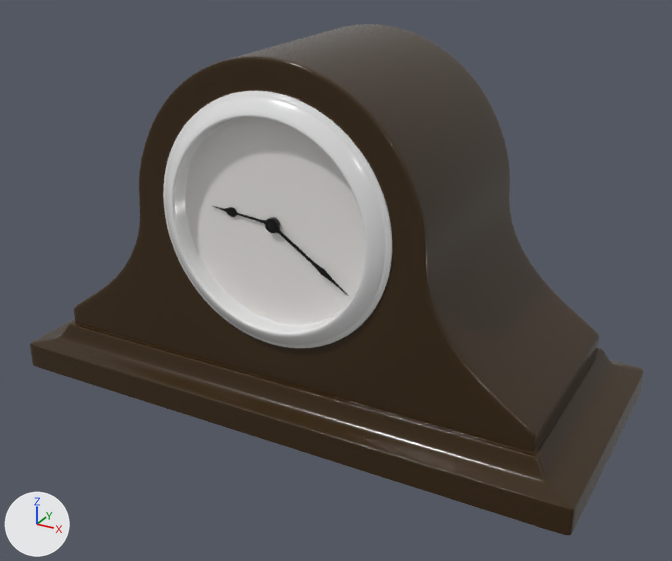
A saved change to the FBX model AGA309-Maya/scenes/Clock.fbx.
The view is the same before and after, from a camera (50 mm lens) standing at (-0.009, 0.061, 1.967) and looking at (-0.41, 0.79, 1.602). Lighting does not change. The marker at lower left points along +X, +Y and +Z. Where no turn or scale is listed for an object, it has been applied to the vertices.

In view in the first picture: 'Clock'.
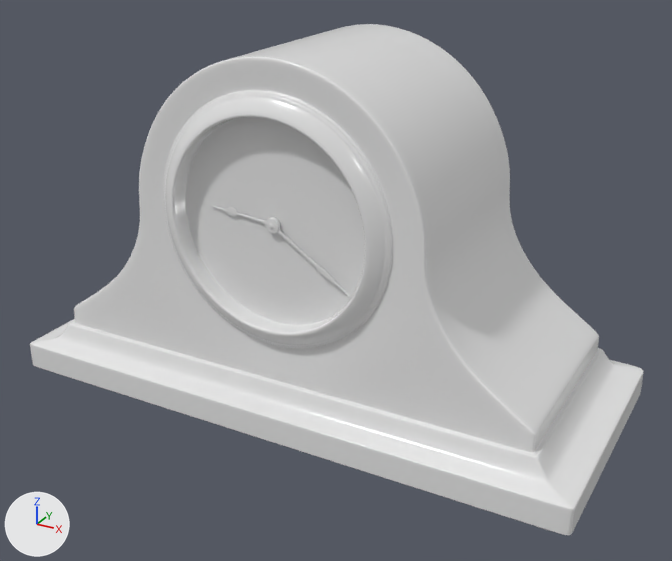
Diff of the bpy script that builds the scene:
```diff
--- a/AGA309-Maya/scenes/Clock.fbx.py
+++ b/AGA309-Maya/scenes/Clock.fbx.py
@@ me_mesh @@
 me_mesh.from_pydata(...)  # 13312 vertices, 13306 faces; spans x -0.293..0.293, y -0.131..0.131, z -0.18..0.18
 # used by ob_clock; location = (-0.427, 0.805, 1.65)
+# me_mesh part 1: all 1430 faces that had it switch from mat_clockhands_material (black #000000) to mat_clockbrass_material (white #e7e7e7)
+# me_mesh part 2: all 9716 faces that had it switch from mat_clocktablewood_material (brown #38250a) to mat_clockbrass_material (white #e7e7e7)
+# me_mesh part 3: all 480 faces that had it switch from mat_clockface_material (white #ebe7e5) to mat_clockbrass_material (white #e7e7e7)
```

What differs and where, as boxes (x1, y1, x2, y2) in the pictures (672 x 561 px):
part 1 of me_mesh, recoloured (black to white): (213, 206, 349, 296) in both
part 2 of me_mesh, recoloured (brown to white): (30, 24, 643, 536) in both
part 3 of me_mesh, recoloured: (186, 117, 365, 325) in both
